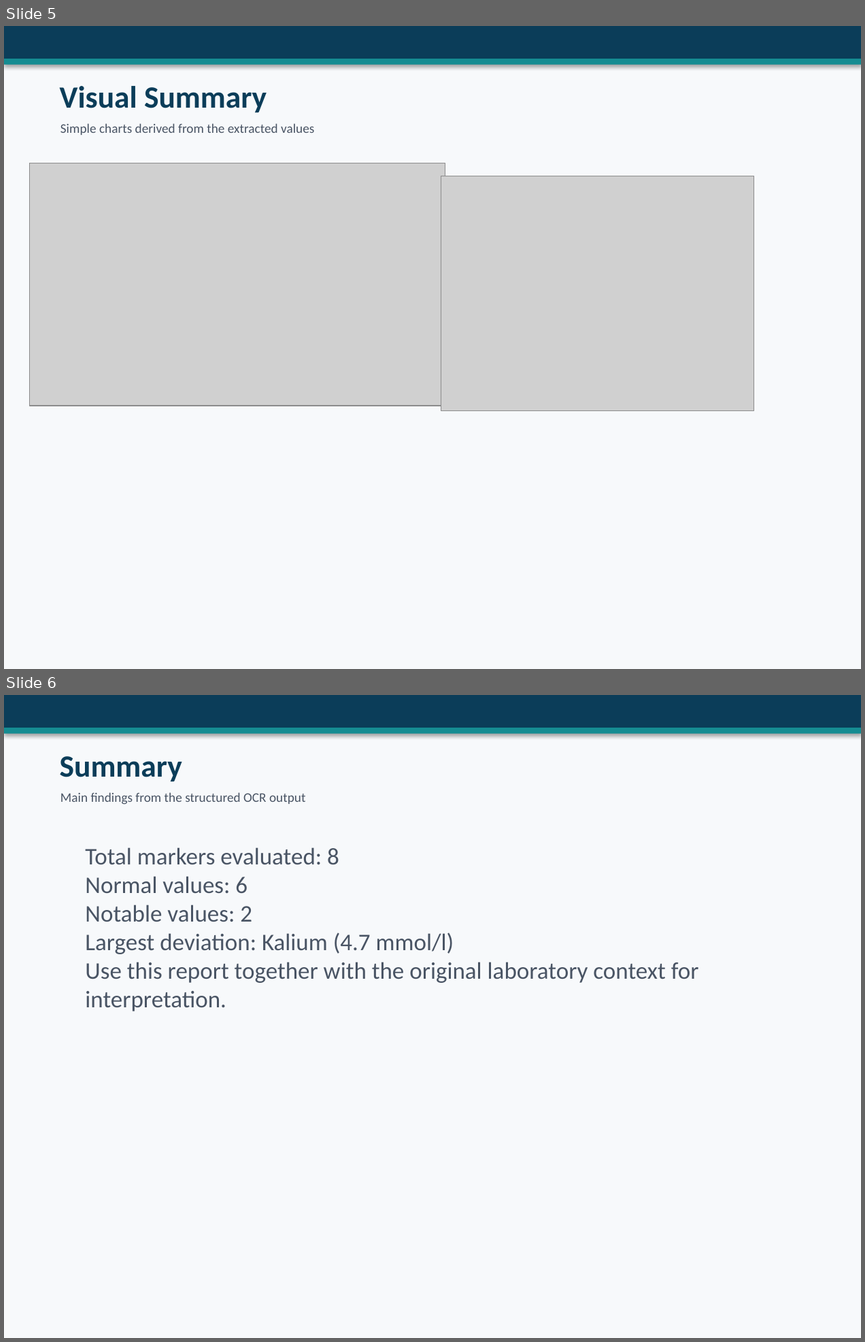
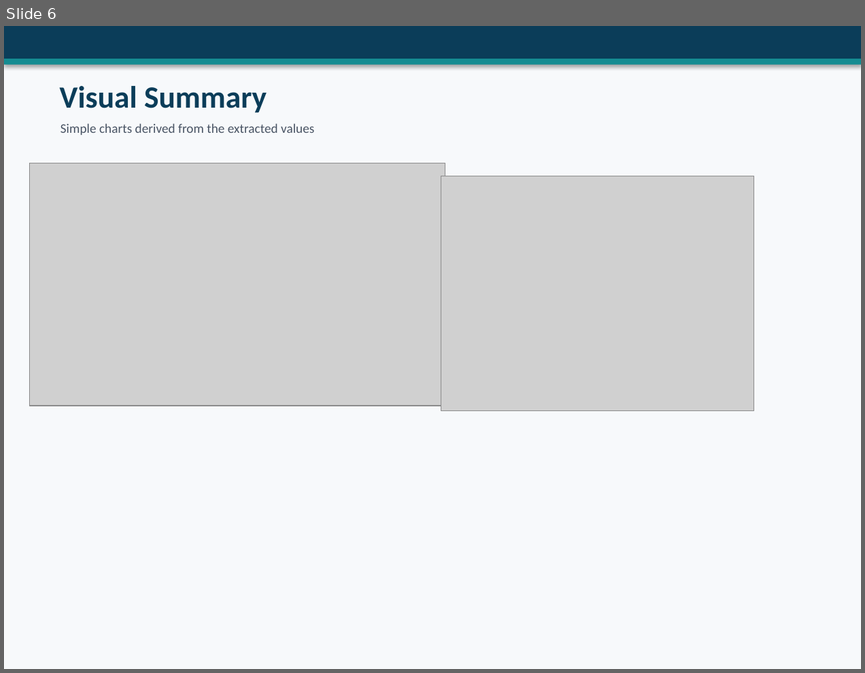
Before and after one commit to Tuna-Safak/isa, a slide deck: output/bloodtest_report.pptx. Shown one above the other, each under a label of ours: slides 5 and 6 before the commit, slide 6 after it. The pictures are 865x1342 and 865x673 pixels, drawn with LibreOffice and Linux fonts; fonts in the diff are those of the drawing; grey boxes stand for pictures. Boxes give left, top, right and bottom in pixels: in the first picture for what was removed or moved away, otherwise in the second. Text is boxed around its words. In the diff, an @@ line names an element or a change of style, - is before the commit and + after.

```diff
--- a/output/bloodtest_report.pptx
+++ b/output/bloodtest_report.pptx
@@ slide 6 removed at bbox=[4, 695, 861, 1338], background #F7F9FB @@
@@ rectangle removed at bbox=[4, 695, 861, 728] @@
@@ rectangle removed at bbox=[4, 728, 861, 734] @@
@@ text removed at bbox=[60, 756, 182, 781] @@
-Summary
@@ text removed at bbox=[60, 792, 305, 804] @@
-Main findings from the structured OCR output
@@ text removed at bbox=[85, 847, 699, 1011] @@
-Total markers evaluated: 8
-Normal values: 6
-Notable values: 2
-Largest deviation: Kalium (4.7 mmol/l)
-Use this report together with the original laboratory context for interpretation.
@@ what was slide 5 is now slide 6 @@
```
Also in this commit, not shown: 4 slides changed, 2 slides added, 15 other files.
